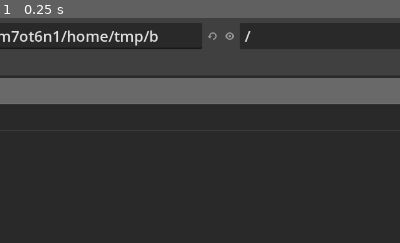
Above: before the commit, frame 1.
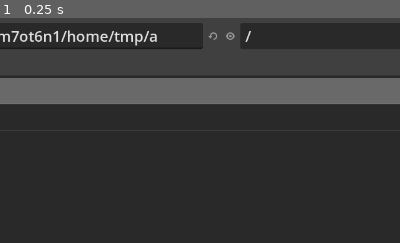
Above: after the commit, the same moment.

Repository: noi-techpark/sfscon-pdf-downloader
Game: Godot game, scene res://src/Main.tscn
Two runs of this game, one before a commit and one after it. Both use one fixed random seed, a clock stepped at 60 frames per second and the inputs below.
Inputs:
- Up to frame 1 (0.25 s): no input
The pictures show only the part of the screen within x 24-74%, y 0-50%; the shares and areas given below are measured in that part.

The runs differ from the first frame. In frame 1, 0.1% of the frame differs, in the area x 37-63%, y 5-14%.

Commit message:
fix mapping

Diff:
--- a/app/src/Main.gd
+++ b/app/src/Main.gd
@@ -95,7 +95,7 @@
 				print("No match found for: \n" + line[WEBSITE_TITLE_INDEX])
 			elif pdf_link.begins_with("https://www.sfscon.it/wp-content/uploads/"):
 				data[id]["pdf_link"] = pdf_link
-				data[id]["speaker"] = line[WEBSITE_NAME_INDEX]
+				data[id]["speaker"] = _lint_speaker(line[WEBSITE_NAME_INDEX])
 				data[id]["time"] = line[WEBSITE_TIME_INDEX].substr(0,5).replace(":", "")
 				data[id]["day"] = _get_day(day)
 				counter_pdf += 1
@@ -147,6 +147,10 @@
 		return DAY_MAPPING[day]
 	return "TBD"
 
+func _lint_speaker(speaker:String) -> String:
+	return speaker
+
+
 func _save_pdf_path(path:String) -> void:
 	pdf_path = path + "/"
 	config.set_value("settings", "pdf_path", pdf_path)
Not shown, changed: app/SFSCON-mapping.txt
Not shown, changed: SFSCON-mapping.ods
